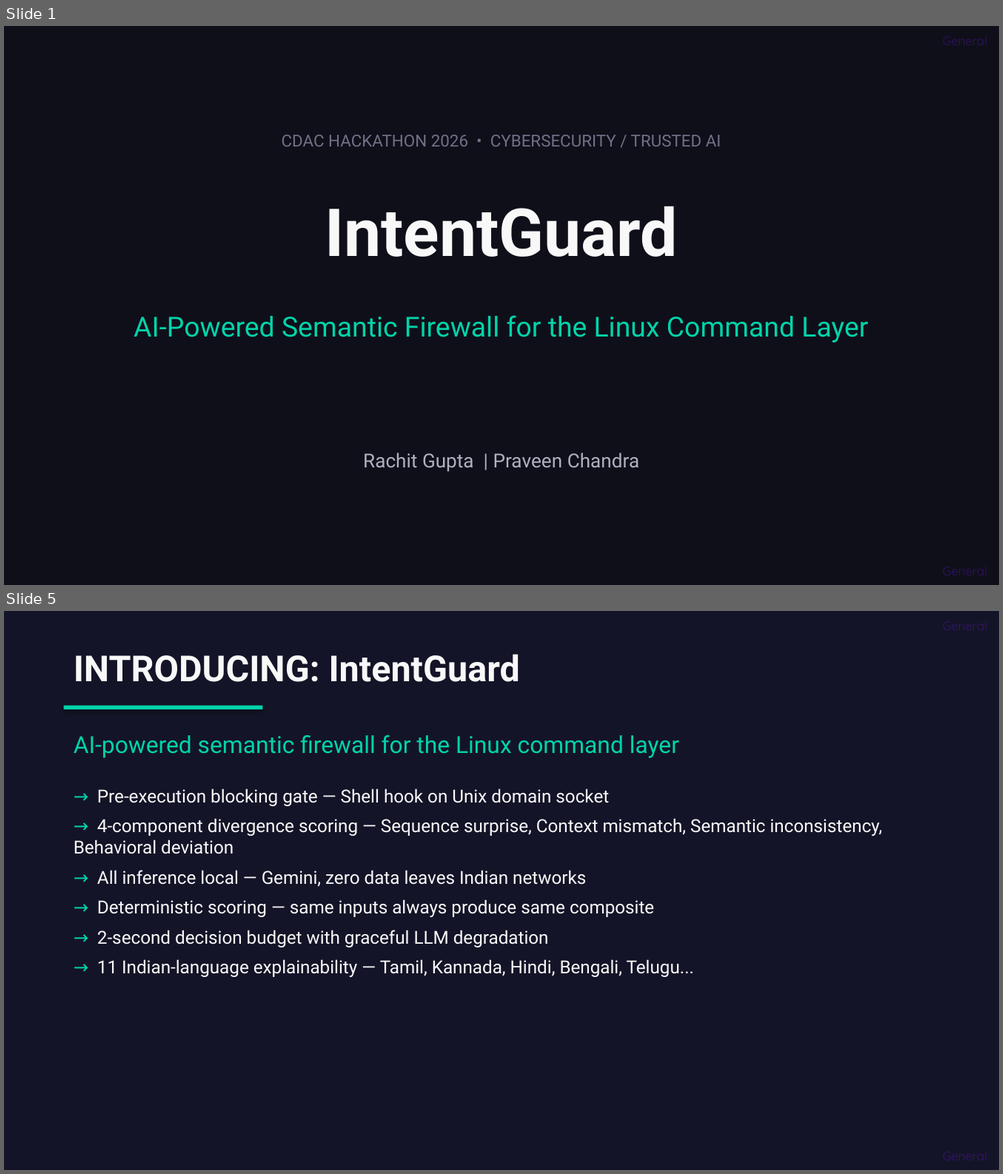
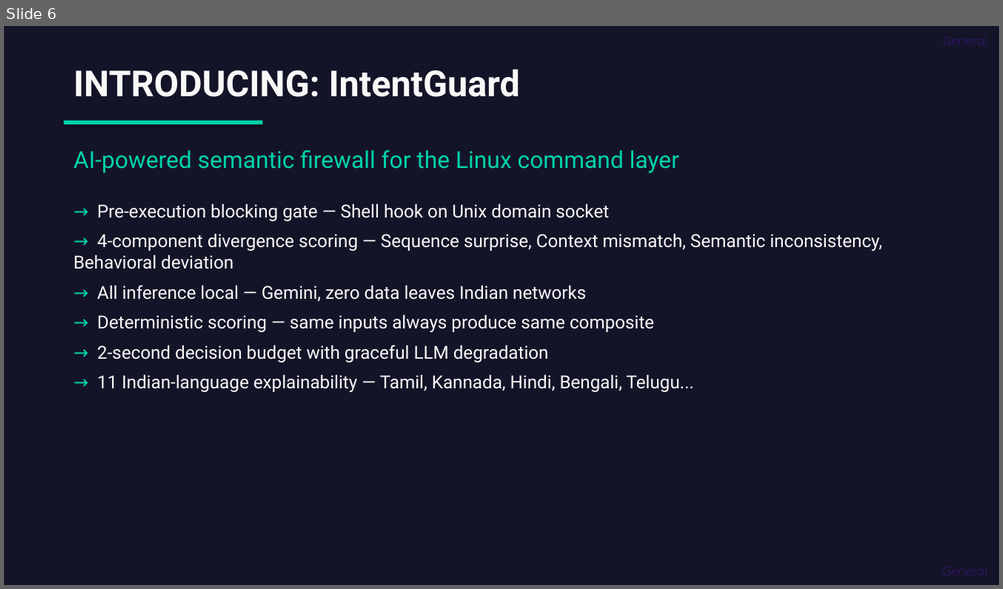
Before and after one commit to rachitGupta-ai/IntentGuard, a slide deck: docs/IntentGuard-CDAC-Deck_2026.pptx. Shown one above the other, each under a label of ours: slides 1 and 5 before the commit, slide 6 after it; the slides between them are not shown. The pictures are 1003x1174 and 1003x589 pixels, drawn with LibreOffice and Linux fonts; fonts in the diff are those of the drawing. Boxes give left, top, right and bottom in pixels: in the first picture for what was removed or moved away, otherwise in the second. Text is boxed around its words. In the diff, an @@ line names an element or a change of style, - is before the commit and + after.

```diff
--- a/docs/IntentGuard-CDAC-Deck_2026.pptx
+++ b/docs/IntentGuard-CDAC-Deck_2026.pptx
@@ slide 1 removed at (4, 26, 999, 585), background #0F0F1A @@
@@ text removed at (282, 135, 721, 147) @@
-CDAC HACKATHON 2026 • CYBERSECURITY / TRUSTED AI
@@ text removed at (324, 206, 677, 257) @@
-IntentGuard
@@ text removed at (134, 315, 868, 343) @@
-AI-Powered Semantic Firewall for the Linux Command Layer
@@ text removed at (363, 453, 639, 472) @@
-Rachit Gupta | Praveen Chandra
@@ what was slide 5 is now slide 6 @@
```
Also in this commit, not shown: 1 slide changed, 4 slides added, 2 other slides removed, 29 other files.
